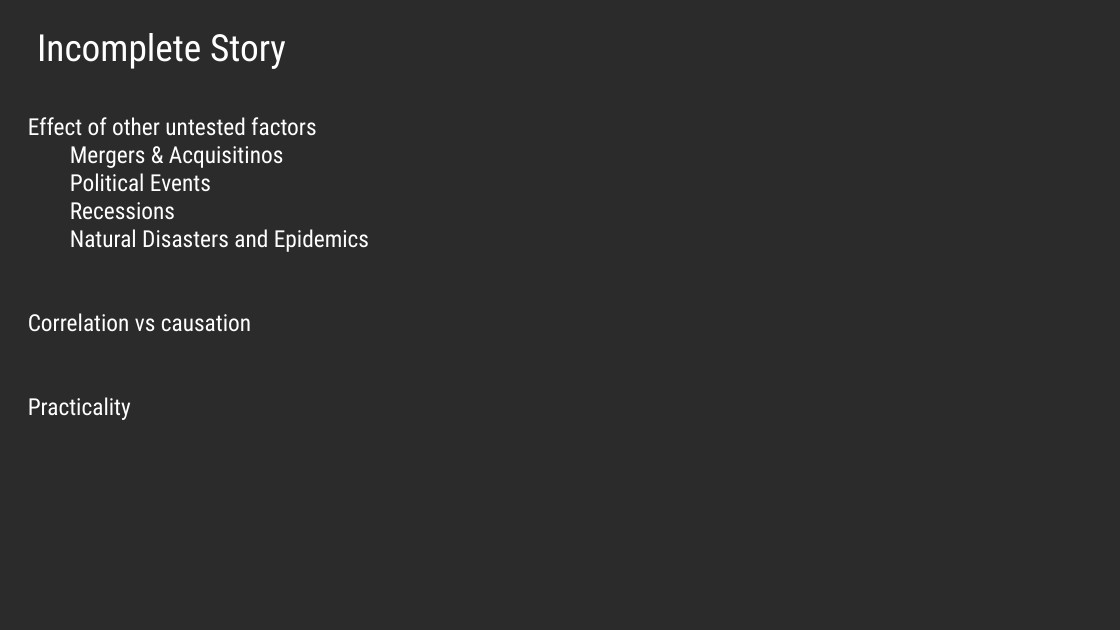
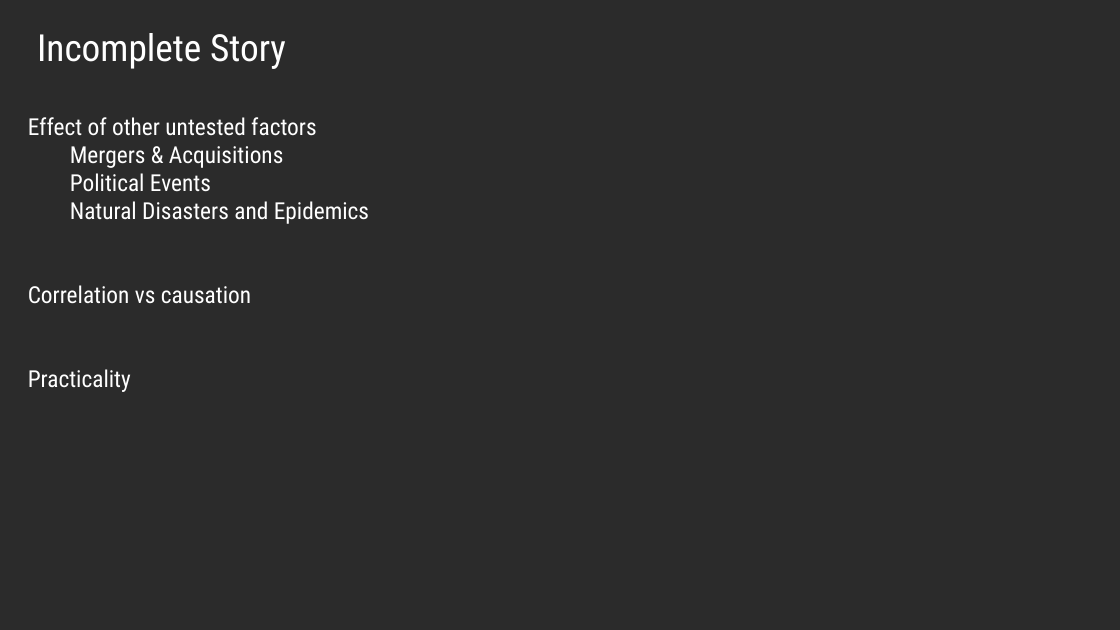
Before and after one commit to hannahcjy/Project1-Stock-Market-Correlationship, a slide deck: slide 5 of Group Project Presentation.pptx (slide 10 before the commit). Drawn at 1120x630 pixels with LibreOffice and Linux fonts; fonts in the diff are those of the drawing; background and template pictures are left out; a plain dark background stands for a picture behind light text. Boxes give left, top, right and bottom in pixels: in the first picture for what was removed or moved away, otherwise in the second. Text is boxed around its words. In the diff, an @@ line names an element or a change of style, - is before the commit and + after.

```diff
--- a/Group Project Presentation.pptx
+++ b/Group Project Presentation.pptx
@@ text at box(70, 146, 284, 168): text changed @@
-  Mergers & Acquisitinos
+  Mergers & Acquisitions
@@ text at box(70, 202, 175, 220): paragraph removed @@
-  Recessions
```
Also in this commit, not shown: 1 other slide changed, 1 slide added.
